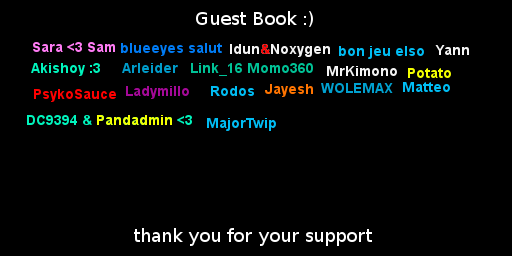
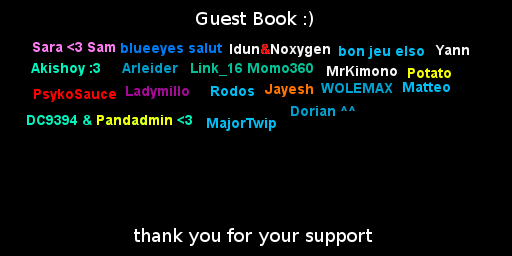
The second 512 × 256 image is a revision of the first. Changes to its layers:
added layer "Dorian ^^" in group "Layer Group" over (291, 106, 355, 116)
